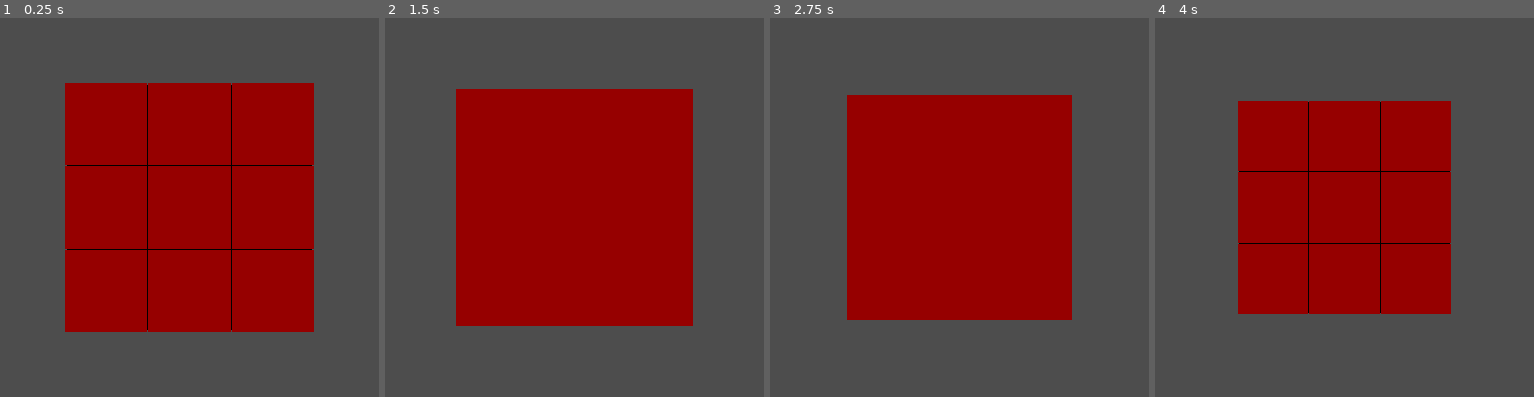
Above: before the commit, frames 1-4 (left to right).
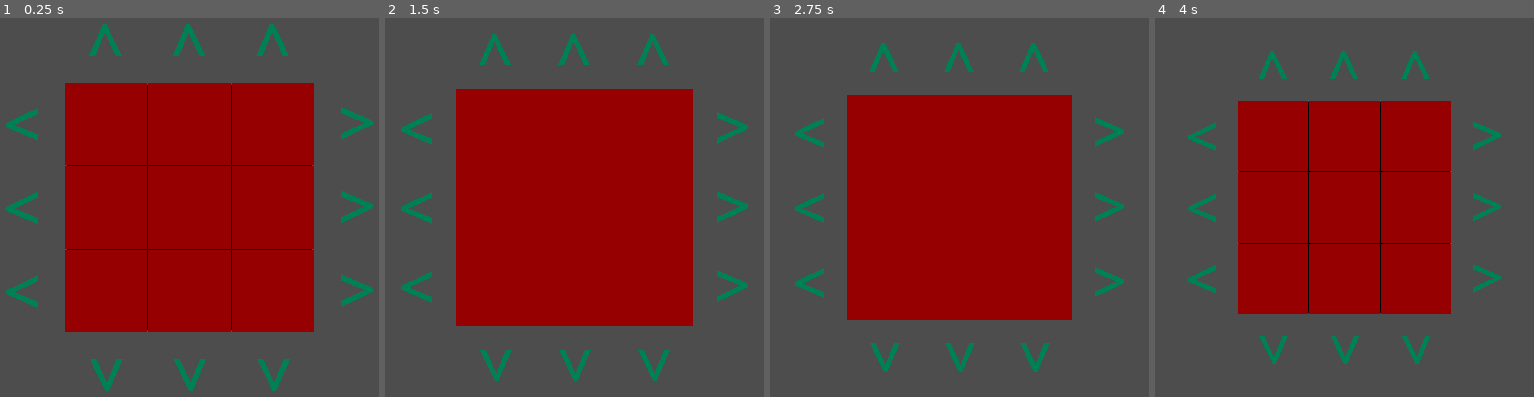
Above: after the commit, the same moments.

Repository: yannprada/n-cube
Game: Godot game, scene res://playground.tscn
Two runs of this game, one before a commit and one after it. Both use one fixed random seed, a clock stepped at 60 frames per second and the inputs below.
Inputs (mouse positions are in pixels of both pictures, inside the frame that each line leads up to):
- Up to frame 1 (0.25 s): no input
- Up to frame 2 (1.5 s): tap Enter at 0.5 s; move the mouse to (748, 184) at 0.52 s; tap Mouse wheel down (MWD) at 0.6 s; click (748, 184) at 0.67 s; tap Space at 1.25 s; drag from (415, 230) to (532, 298) at 1.27 s
- Up to frame 3 (2.75 s): tap Enter at 2 s; move the mouse to (1039, 108) at 2.02 s; tap Mouse wheel down (MWD) at 2.1 s; click (1039, 108) at 2.17 s
- Up to frame 4 (4 s): tap Space at 2.75 s; drag from (1302, 298) to (outside the picture) at 2.77 s; tap Enter at 3.5 s; move the mouse to (outside the picture) at 3.52 s; tap Mouse wheel down (MWD) at 3.6 s; click (outside the picture) at 3.67 s

The runs differ from the first frame. In frame 1, 2.9% of the frame differs, in the area x 1-99%, y 1-99%; in frame 2, 2.7%; in frame 3, 2.4%; in frame 4, 2.2%.

Commit message:
3d arrows are working

Diff:
--- a/arrow.gd
+++ b/arrow.gd
@@ -3,7 +3,17 @@
 const ARROW_ON: Resource = preload("res://material/arrow_on.tres")
 const ARROW_OFF: Resource = preload("res://material/arrow_off.tres")
 
-signal clicked
+var layer: Vector3
+var rotation_axis: Vector3
+
+signal clicked(layer: Vector3, rotation_axis: Vector3)
+
+
+func post_init(block_pos: Vector3, normal: Vector3, direction: Vector3) -> void:
+	position = block_pos + direction + (normal * 0.5)
+	rotation_axis = direction.cross(normal)
+	layer = block_pos * rotation_axis.abs()
+	basis = Basis(direction, rotation_axis, normal)
 
 
 func _on_mouse_entered() -> void:
@@ -14,7 +24,8 @@
 	%Mesh.mesh.material = ARROW_OFF
 
 
-func _on_input_event(camera: Node, event: InputEvent, event_position: Vector3, normal: Vector3,
-		shape_idx: int) -> void:
-	if event is InputEventMouseButton and event.button_index == MOUSE_BUTTON_LEFT:
-		clicked.emit()
+func _on_input_event(_camera: Node, event: InputEvent, _event_position: Vector3,
+		_normal: Vector3, _shape_idx: int) -> void:
+	if (event is InputEventMouseButton and event.button_index == MOUSE_BUTTON_LEFT and
+			event.pressed == true):
+		clicked.emit(layer, rotation_axis)
--- a/arrow.tscn
+++ b/arrow.tscn
@@ -1,19 +1,24 @@
 [gd_scene load_steps=5 format=3 uid="uid://dis0jw1vlcial"]
 
 [ext_resource type="Script" uid="uid://b7tvcsvwi2066" path="res://arrow.gd" id="1_l5ahi"]
-[ext_resource type="Material" uid="uid://bd3mpmqjro6bc" path="res://material/arrow_off.tres" id="2_2ndhl"]
 
 [sub_resource type="BoxShape3D" id="BoxShape3D_kks1g"]
-size = Vector3(0.1, 0.1, 0.01)
+size = Vector3(0.4, 0.4, 0.01)
 
-[sub_resource type="TextMesh" id="TextMesh_l5ahi"]
-material = ExtResource("2_2ndhl")
+[sub_resource type="StandardMaterial3D" id="StandardMaterial3D_l5ahi"]
+resource_local_to_scene = true
+shading_mode = 0
+albedo_color = Color(0, 0.5, 0.333333, 1)
+
+[sub_resource type="TextMesh" id="TextMesh_2ndhl"]
+resource_local_to_scene = true
+material = SubResource("StandardMaterial3D_l5ahi")
 text = ">"
+pixel_size = 0.05
 depth = 0.0
 offset = Vector2(0.4, 0.4)
 
 [node name="Arrow" type="Area3D"]
-transform = Transform3D(5, 0, 0, 0, 5, 0, 0, 0, 5, 0, 0, 0)
 script = ExtResource("1_l5ahi")
 
 [node name="CollisionShape3D" type="CollisionShape3D" parent="."]
@@ -21,7 +26,7 @@
 
 [node name="Mesh" type="MeshInstance3D" parent="CollisionShape3D"]
 unique_name_in_owner = true
-mesh = SubResource("TextMesh_l5ahi")
+mesh = SubResource("TextMesh_2ndhl")
 
 [connection signal="input_event" from="." to="." method="_on_input_event"]
 [connection signal="mouse_entered" from="." to="." method="_on_mouse_entered"]
--- a/arrows.gd
+++ b/arrows.gd
@@ -3,18 +3,19 @@
 const ARROW_SCENE: PackedScene = preload("res://arrow.tscn")
 const size: int = 3
 
+signal clicked(layer: Vector3, rotation_axis: Vector3)
 
-#func _ready() -> void:
-	## Create one arrow for each face(6), layer(6), direction(2)
-	#for vector in [
-		#Vector3i.UP, Vector3i.DOWN,
-		#Vector3i.LEFT, Vector3i.RIGHT,
-		#Vector3i.BACK, Vector3i.FORWARD
-	#]:
-		#for vector2 in [
-			#Vector3i.UP, Vector3i.DOWN,
-			#Vector3i.LEFT, Vector3i.RIGHT,
-			#Vector3i.BACK, Vector3i.FORWARD
-		#]:
-			#var normal = vector.cross(vector2)
-			#print(normal)
+
+func add_arrows(block_pos: Vector3, faces_normals: Array[Vector3i]) -> void:
+	for normal in faces_normals:
+		for direction in faces_normals:
+			if normal == direction:
+				continue
+			var arrow = ARROW_SCENE.instantiate()
+			add_child(arrow)
+			arrow.post_init(block_pos, normal, direction)
+			arrow.clicked.connect(on_clicked)
+
+
+func on_clicked(layer: Vector3, rotation_axis: Vector3):
+	clicked.emit(layer, rotation_axis)
--- /dev/null
+++ b/generator.gd
@@ -0,0 +1,26 @@
+extends Node3D
+
+
+func _ready() -> void:
+	generate()
+
+
+func generate(size: int = 3) -> void:
+	## Generate a Rubik's Cube and the Arrows to manipulate it.
+	var offset = (size / 2.0 - 0.5) * -1
+	for i in size:
+		for j in size:
+			for k in size:
+				var faces_normals: Array[Vector3i] = []
+				var values = {0: -1, size-1: 1}
+				for n in values:
+					if i == n:
+						faces_normals.append(Vector3i(values[n], 0, 0))
+					if j == n:
+						faces_normals.append(Vector3i(0, values[n], 0))
+					if k == n:
+						faces_normals.append(Vector3i(0, 0, values[n]))
+				var pos = Vector3(i + offset, j + offset, k + offset)
+				%RubiksCube.add_box(pos, faces_normals)
+				if len(faces_normals) > 1:
+					%Arrows.add_arrows(pos, faces_normals)
--- a/playground.tscn
+++ b/playground.tscn
@@ -1,17 +1,29 @@
-[gd_scene load_steps=5 format=3 uid="uid://dknxotbcrytcs"]
+[gd_scene load_steps=6 format=3 uid="uid://dknxotbcrytcs"]
 
-[ext_resource type="Script" uid="uid://bcbxf3anv5und" path="res://cube.gd" id="1_rupst"]
+[ext_resource type="Script" uid="uid://cj1moslussd0r" path="res://generator.gd" id="1_o00ia"]
 [ext_resource type="Script" uid="uid://chk6eg4huwbvs" path="res://camera_pivot.gd" id="2_m8u5f"]
+[ext_resource type="Script" uid="uid://bn2v5r1c1fmnu" path="res://rubiks_cube.gd" id="2_o00ia"]
 [ext_resource type="Script" uid="uid://b5yke2pp1xypg" path="res://camera.gd" id="2_wt17y"]
 [ext_resource type="Script" uid="uid://cvlafvx42vlmu" path="res://arrows.gd" id="4_is3ju"]
 
 [node name="Playground" type="Node3D"]
 
-[node name="Cube" type="Node3D" parent="."]
-script = ExtResource("1_rupst")
+[node name="Generator" type="Node3D" parent="."]
+script = ExtResource("1_o00ia")
 
-[node name="Pivot" type="Node3D" parent="."]
+[node name="RubiksCube" type="Node3D" parent="Generator"]
 unique_name_in_owner = true
+script = ExtResource("2_o00ia")
+
+[node name="Boxes" type="Node3D" parent="Generator/RubiksCube"]
+unique_name_in_owner = true
+
+[node name="Pivot" type="Node3D" parent="Generator/RubiksCube"]
+unique_name_in_owner = true
+
+[node name="Arrows" type="Node3D" parent="Generator"]
+unique_name_in_owner = true
+script = ExtResource("4_is3ju")
 
 [node name="CameraPivot" type="Node3D" parent="."]
 script = ExtResource("2_m8u5f")
@@ -21,5 +33,4 @@
 transform = Transform3D(1, 0, 0, 0, 1, 0, 0, 0, 1, 0, 0, 5)
 script = ExtResource("2_wt17y")
 
-[node name="Arrows" type="Node3D" parent="."]
-script = ExtResource("4_is3ju")
+[connection signal="clicked" from="Generator/Arrows" to="Generator/RubiksCube" method="_on_arrows_clicked"]
--- /dev/null
+++ b/rubiks_cube.gd
@@ -0,0 +1,47 @@
+extends Node3D
+
+const BOX_SCENE: PackedScene = preload("res://box.tscn")
+const POS_ACCURACY: float = 0.1
+const ROTATION_ANGLE: float = -PI/2
+const TWEEN_DURATION: float = 0.25
+var previous_angle: float = 0
+
+
+func add_box(pos: Vector3, faces_normals: Array[Vector3i]) -> void:
+	var box = BOX_SCENE.instantiate()
+	%Boxes.add_child(box)
+	box.post_init(pos, faces_normals)
+
+
+func rotate_layer(layer: Vector3, axis: Vector3) -> void:
+	# Move the layer of boxes to Pivot
+	for box in %Boxes.get_children():
+		if (
+			(abs(axis.x) > 0 and abs(box.position.x - layer.x) < POS_ACCURACY) or
+			(abs(axis.y) > 0 and abs(box.position.y - layer.y) < POS_ACCURACY) or
+			(abs(axis.z) > 0 and abs(box.position.z - layer.z) < POS_ACCURACY)
+		):
+			box.reparent(%Pivot)
+
+	# Animate the rotation
+	var tween = create_tween()
+	tween.tween_method(rotate_pivot.bind(axis), 0.0, ROTATION_ANGLE, TWEEN_DURATION)
+	#TODO disable Arrows
+	await tween.finished
+	previous_angle = 0
+
+	# Move the boxes back
+	for box in %Pivot.get_children():
+		box.reparent(%Boxes)
+
+	# Reset Pivot
+	%Pivot.transform.basis = Basis()
+
+
+func rotate_pivot(new_angle: float, axis: Vector3) -> void:
+	%Pivot.rotate(axis, new_angle - previous_angle)
+	previous_angle = new_angle
+
+
+func _on_arrows_clicked(layer: Vector3, rotation_axis: Vector3) -> void:
+	rotate_layer(layer, rotation_axis)
Not shown, added: generator.gd.uid
Not shown, added: rubiks_cube.gd.uid
